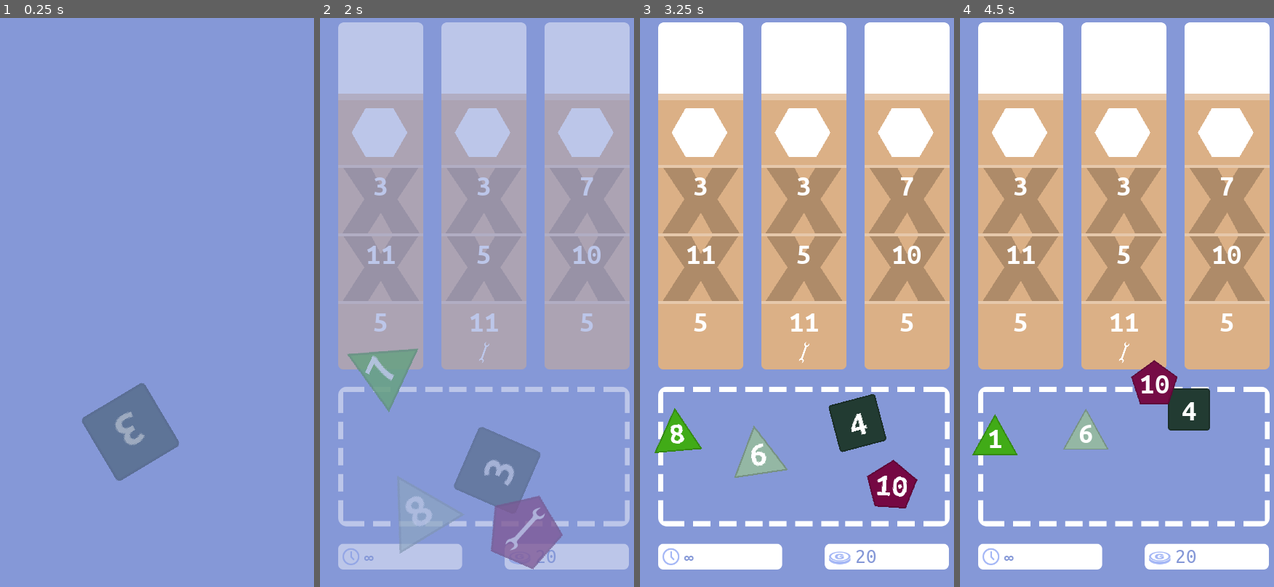
Above: before the commit, frames 1-4 (left to right).
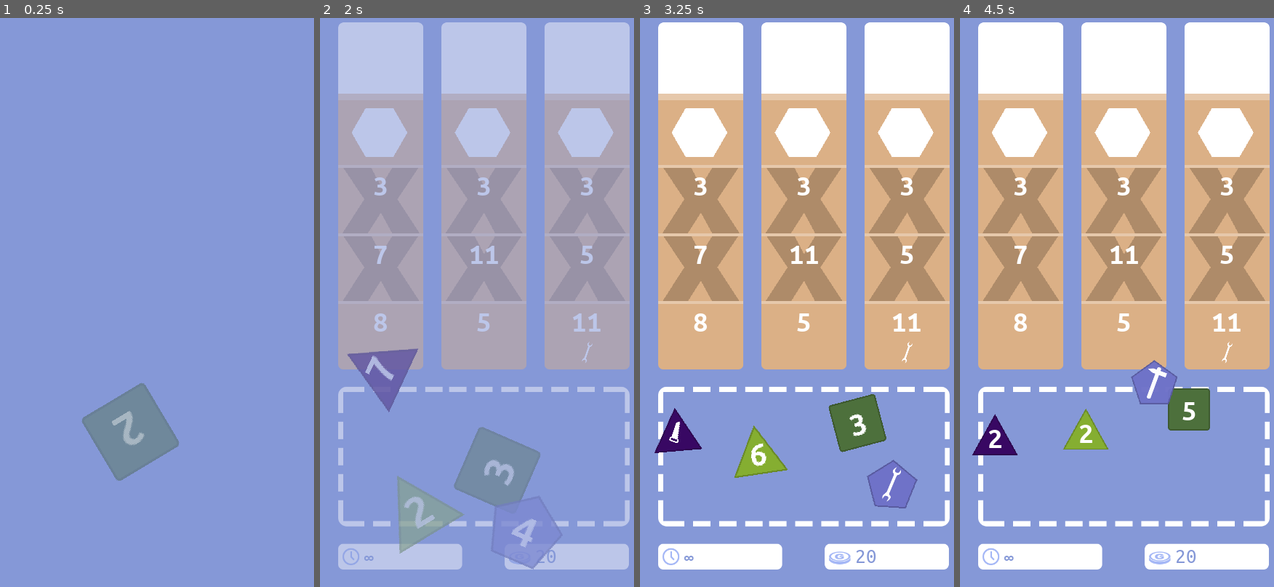
Above: after the commit, the same moments.

Repository: matzebond/DiceRepair
Game: Godot game, scene res://scenes/screens/RootNode.tscn
The game is run twice, just before and just after one commit, with the same random seed, the same clock (stepped at 60 frames per second) and the same inputs.
Inputs (mouse positions are in pixels of both pictures, inside the frame that each line leads up to):
- Up to frame 1 (0.25 s): no input
- Up to frame 2 (2 s): tap Enter (ui_accept) at 0.5 s; drag from (439, 439) to (483, 513) at 0.52 s; drag from (417, 325) to (483, 421) at 1.27 s
- Up to frame 3 (3.25 s): move the mouse to (815, 473) at 2.02 s; hold Enter (ui_accept) 2.03-2.75 s; click (815, 473) at 2.17 s; drag from (683, 416) to (699, 200) at 2.77 s
- Up to frame 4 (4.5 s): drag from (1079, 444) to (1019, 200) at 3.52 s; drag from (1220, 473) to (1019, 200) at 4.27 s

The runs differ from the first frame. In frame 1, 0.1% of the frame differs, in the area x 35-46%, y 69-75%; in frame 2, 5.3%, in the area x 8-90%, y 28-97%; in frame 3, 4.5%; in frame 4, 3.8%.
Error before the commit: Invalid get index 'time' (on base: 'Node2D (RootScript.gd)'). (res://scenes/ui/Time.gd:8)

Commit message:
lose game if impossible

Diff:
--- a/scenes/die/Die.gd
+++ b/scenes/die/Die.gd
@@ -86,9 +86,8 @@
 
 
 
-enum {Default, Taken, Blocked, Snapping, Dragging, Rolling}
+enum { Default, Taken, Blocked, Snapping, Dragging, Rolling, Preview, Dummy }
 var state = Default
-var is_dummy = false
 var viz_state: DieState
 
 onready var number = $Number
@@ -137,7 +136,7 @@
             state = Dragging
             get_tree().current_scene.dragging_die = true
             start_drag()
-        if event.pressed and mouse_inside and is_dummy:
+        if event.pressed and mouse_inside and state == Dummy:
             get_parent().select(self)
             get_tree().set_input_as_handled()
 
@@ -159,6 +158,8 @@
 
 func roll():
     last_roll_time = -1
+    # target index
+    viz_state.face_index = rng.randi_range(0, len(viz_state.faces) - 1)
     state = Rolling
     play_tween_make_opaque()
 
@@ -171,7 +172,8 @@
     $Tween.interpolate_property(self, "position", calc_roll_start_pos(), position, anim_time, Tween.TRANS_SINE, Tween.EASE_OUT)
     $Tween.start()
 
-    $Tween.interpolate_method(self, "rolling", 0, ANIM_ROLLS, anim_time, Tween.TRANS_EXPO, Tween.EASE_OUT)
+    $Tween.interpolate_method(self, "rolling", 0, ANIM_ROLLS, anim_time, Tween.TRANS_LINEAR, Tween.EASE_OUT)
+    $Tween.connect("tween_completed", self, "rolling_complete")
     $Tween.start()
 
     yield(get_tree().create_timer(randf() * 0.1), "timeout")
@@ -189,18 +191,21 @@
     time = ceil(time)
     if time > last_roll_time:
         last_roll_time = time
-        viz_state.face_index = rng.randi_range(0, len(viz_state.faces) - 1)
+        render_face(rng.randi_range(0, len(viz_state.faces) - 1))
+
+func rolling_complete(_key, _value):
+    if _value == ":rolling":
+        state = Default
         render_face()
-
-        if time == ANIM_ROLLS:
-            state = Default
-            $Tween.stop(self, "rolling")
+        $Tween.disconnect("tween_completed", self, "rolling_complete")
 
 func cur_face():
     return viz_state.cur_face()
 
-func render_face():
-    var face = cur_face()
+func render_face(index=null):
+    if not index:
+        index = viz_state.face_index
+    var face = viz_state.faces[index]
     if face.type == Number:
         number.text = str(face.value)
         number.visible = true
@@ -211,7 +216,7 @@
         number.visible = false
     else:
         number.text = "X"
-        number.visible = false
+        number.visible = true
         tools.visible = false
 
 func start_drag():
@@ -255,6 +260,9 @@
 func block():
     state = Blocked
 
+func dummy():
+    state = Dummy
+
 # dropped into & used by a drop area
 # DieArea does not "take" die
 func taken_by_area(make_trans = true):
--- a/scenes/die/DiePreview.gd
+++ b/scenes/die/DiePreview.gd
@@ -22,9 +22,8 @@
     for i in range(faces):
         var dupl = Die.instance()
         dupl.init(die.viz_state)
-        dupl.block()
         dupl.viz_state.face_index = i
-        dupl.is_dummy = true
+        dupl.dummy()
         add_child(dupl)
         dummy_dice.push_back(dupl)
         dupl.modulate.a = 0
--- a/scenes/jobs/Job.gd
+++ b/scenes/jobs/Job.gd
@@ -60,6 +60,11 @@
     else:
         emit_signal("completed")
 
+func can_finish_step(dice):
+    if $Steps.get_child_count() > 0:
+        return $Steps.get_child(0).can_finish(dice)
+    else:
+        return true
 
 func enable_step(id):
     for i in range($Steps.get_child_count()):
--- a/scenes/jobs/JobStep.gd
+++ b/scenes/jobs/JobStep.gd
@@ -5,8 +5,8 @@
 const sprite_default = preload("res://assets/img/jobs/jobstep.png")
 const sprite_active = preload("res://assets/img/jobs/jobstep_active.png")
 
-const WORK_TIME_FACTOR = 0.2
-const SURPLUS_WAIT_FACTOR = 1
+const WORK_TIME_FACTOR = 0.1
+const EXCESS_WAIT_FACTOR = 1
 
 signal done
 
@@ -52,7 +52,7 @@
     pass
 
 
-func calc_work():
+func calc_work(dice):
     var work = 0
     for die in dice:
         var face = die.cur_face()
@@ -64,10 +64,13 @@
                     return work_req
     return work
 
+func can_finish(dice):
+    return calc_work(dice) >= work_req
+
 func update_work():
     var last_work_req = cur_work_req
     # calculate current work
-    cur_work_req = work_req - calc_work()
+    cur_work_req = work_req - calc_work(self.dice)
 
     # update view
     if $Tween.is_active():
@@ -76,9 +79,9 @@
     $Tween.interpolate_method(self, "set_text_work_cur", last_work_req, cur_work_req, abs(work_dif)*WORK_TIME_FACTOR)
     $Tween.start()
 
-    # start surplus
+    # start excess
     if cur_work_req < 0:
-        $Tween.connect("tween_completed", self, "start_surplus", [cur_work_req], CONNECT_ONESHOT)
+        $Tween.connect("tween_completed", self, "start_excess", [cur_work_req], CONNECT_ONESHOT)
         for die in dice:
             die.block()
         $DropArea.is_active = false
@@ -93,10 +96,10 @@
     $DropArea.is_active = enable
     $Sprite.texture = sprite_default if enable else sprite_inactive
 
-func start_surplus(_obj, _key, surplus):
-    for i in range(abs(surplus)):
+func start_excess(_obj, _key, excess):
+    for i in range(abs(excess)):
         break_face()
-    $Tween.interpolate_method(self, "set_text_work_cur", surplus, 0, -surplus * SURPLUS_WAIT_FACTOR)
+    $Tween.interpolate_method(self, "set_text_work_cur", excess, 0, -excess * EXCESS_WAIT_FACTOR)
     $Tween.connect("tween_completed", self, "is_done", [], CONNECT_ONESHOT)
     $Tween.start()
 
@@ -125,8 +128,7 @@
 
     emit_signal("done", self)
 
-    for die in dice:
-        scene.active_scene.add_die(die)
+    scene.active_scene.add_die(dice)
 
     scene.add_money(money_reward)
 
--- a/scenes/screens/GameScript.gd
+++ b/scenes/screens/GameScript.gd
@@ -6,10 +6,11 @@
 
 var cur_num_jobs = NUM_JOBS
 
+var ready = false
+
 func _ready():
     for job in get_tree().get_nodes_in_group("Job"):
         job.connect("completed", self, "_on_Job_completed")
-
 
 func end_scene():
     get_tree().current_scene.game_running = false
@@ -19,16 +20,24 @@
     get_tree().current_scene.game_running = true
     for die in dice:
         var die_inst = Die.instance().init(die)
-        self.add_die(die_inst)
+        self.add_die([die_inst])
+    ready = true
+    finish_possible()
 
 
-func add_die(die):
-    var area = Rect2($DieArea.global_position, 2 * $DieArea.scale * Vector2(100,100))
-    area.position -= area.size / 2
-    die.position = random_die_pos(area)
-    if die.get_parent() == null:
-        self.add_child(die)
-    die.roll()
+func add_die(dice):
+    if not dice is Array:
+        dice = [dice]
+    for die in dice:
+        var area = Rect2($DieArea.global_position, 2 * $DieArea.scale * Vector2(100,100))
+        area.position -= area.size / 2
+        die.position = random_die_pos(area)
+        if die.get_parent() == null:
+            self.add_child(die)
+        die.roll()
+
+    if ready:
+        finish_possible()
 
 func random_die_pos(area):
     var iter = 0
@@ -47,6 +56,20 @@
         iter += 1
     return pos
 
+func finish_possible():
+    if not is_finish_possible():
+        print("impossible")
+        is_finish_possible()
+        #get_tree().current_scene.restart()
+
+func is_finish_possible():
+    if get_tree().current_scene.can_pay_reroll():
+        return true
+    for job in get_tree().get_nodes_in_group("Job"):
+        if job.can_finish_step(get_tree().current_scene.dice):
+            return true
+    return false
+
 func _on_Job_completed():
     cur_num_jobs -= 1
     if cur_num_jobs <= 0:
--- a/scenes/screens/RootScript.gd
+++ b/scenes/screens/RootScript.gd
@@ -9,6 +9,7 @@
     "Upgrade": UpgradeScene,
    }
 var active_scene
+var next_scene_name
 
 const TRANS_TIME = 1
 
@@ -23,15 +24,26 @@
 func _ready():
     randomize()
     rng.randomize()
+    restart()
 
-    #place tools on number faces
-    var face_sum = 0
+func restart():
+    dice = [Die.D6(), Die.D8(), Die.D8(), Die.D12()]
+    game_running = false
+    dragging_die = false
+    money = 20
+    place_tools()
+    load_scene(TutorialScene)
+
+func place_tools():
+      #place tools on number faces
+    var face_len = 0
     for die in dice:
-        face_sum += len(die.faces)
+        face_len += len(die.faces)
+
     for tuul in [Die.Hammer, Die.Saw, Die.Ratchet, Die.Drill]:
         var tuul_placed = false
         while not tuul_placed:
-            var index = rng.randi_range(0, face_sum-1)
+            var index = rng.randi_range(0, face_len-1)
             for die in dice:
                 if index >= len(die.faces):
                     index -= len(die.faces)
@@ -41,8 +53,6 @@
                     break
                 else:
                     break
-
-    load_scene(TutorialScene)
 
 func load_scene(Scene):
     # hide Fader
@@ -60,7 +70,10 @@
     emit_signal("money_changed", money)
     dragging_die = false
 
-func end_scene():
+func end_scene(next_scene_name=null):
+    self.next_scene_name = next_scene_name
+    if not next_scene_name:
+        self.next_scene_name = active_scene.get_next_scene()
     active_scene.end_scene()
 
     $Fader.z_index = 4096
@@ -72,7 +85,6 @@
     $Tween.start()
 
 func tween_complete(_obj, _key):
-    var next_scene_name = active_scene.get_next_scene()
     if scene_map.has(next_scene_name):
         load_scene(scene_map[next_scene_name])
         print("Switching to '" + next_scene_name + "'")
@@ -91,3 +103,9 @@
         return true
     else:
         return false
+
+func can_pay_reroll():
+    for die in dice:
+        if money >= die.roll_cost:
+            return true
+    return false
--- a/scenes/screens/ToolBench.gd
+++ b/scenes/screens/ToolBench.gd
@@ -54,9 +54,8 @@
                         face.type = Die.Number
                         face.value = get_tree().current_scene.rng.randi_range(1, len(preview.die.viz_state.faces))
                 _:
-                    if randf() < 0.5:
-                        face.type = Die.Number
-                        face.value = get_tree().current_scene.rng.randi_range(1, len(preview.die.viz_state.faces))
+                    face.type = Die.Number
+                    #face.value = get_tree().current_scene.rng.randi_range(1, len(preview.die.viz_state.faces))
 
 
         2: # swap faces
--- a/scenes/screens/TutorialScene.tscn
+++ b/scenes/screens/TutorialScene.tscn
@@ -1,13 +1,9 @@
-[gd_scene load_steps=9 format=2]
+[gd_scene load_steps=5 format=2]
 
 [ext_resource path="res://scenes/Background.tscn" type="PackedScene" id=1]
 [ext_resource path="res://scenes/screens/TutorialScript.gd" type="Script" id=2]
-[ext_resource path="res://scenes/jobs/Job.tscn" type="PackedScene" id=3]
 [ext_resource path="res://scenes/drop_area/DropArea.tscn" type="PackedScene" id=4]
-[ext_resource path="res://scenes/ui/TimeFont.tres" type="DynamicFont" id=5]
-[ext_resource path="res://scenes/ui/Time.gd" type="Script" id=6]
 [ext_resource path="res://assets/img/ui/fader.png" type="Texture" id=7]
-[ext_resource path="res://scenes/ui/Money.gd" type="Script" id=8]
 
 [node name="TutorialScene" type="Node2D"]
 script = ExtResource( 2 )
@@ -15,40 +11,6 @@
 [node name="Background" parent="." instance=ExtResource( 1 )]
 position = Vector2( 375, 666.758 )
 texture = ExtResource( 7 )
-
-[node name="Time" type="Label" parent="."]
-visible = false
-margin_left = 21.1517
-margin_top = 19.3891
-margin_right = 221.152
-margin_bottom = 70.3891
-custom_fonts/font = ExtResource( 5 )
-custom_colors/font_color = Color( 0, 0, 0, 1 )
-text = "Time: xx"
-script = ExtResource( 6 )
-__meta__ = {
-"_edit_use_anchors_": false
-}
-
-[node name="Money" type="Label" parent="."]
-visible = false
-margin_left = 1070.0
-margin_top = 23.0
-margin_right = 1266.0
-margin_bottom = 74.0
-custom_fonts/font = ExtResource( 5 )
-custom_colors/font_color = Color( 0, 0, 0, 1 )
-text = "0 G"
-align = 2
-script = ExtResource( 8 )
-__meta__ = {
-"_edit_use_anchors_": false
-}
-
-[node name="Job" parent="." instance=ExtResource( 3 )]
-visible = false
-position = Vector2( 655.561, 39.2213 )
-color = Color( 0.580392, 0.905882, 0.054902, 1 )
 
 [node name="DieArea2" parent="." instance=ExtResource( 4 )]
 position = Vector2( 375, 950 )
--- a/scenes/screens/UpgradeScript.gd
+++ b/scenes/screens/UpgradeScript.gd
@@ -12,6 +12,9 @@
     for die in dice:
         var die_inst = Die.instance().init(die)
         self.add_die(die_inst)
+
+func end_scene():
+    pass
 
 
 func add_die(die):
@@ -39,8 +42,5 @@
     return pos
 
 
-func end_scene():
-    pass
-
 func get_next_scene():
     return "Game"
